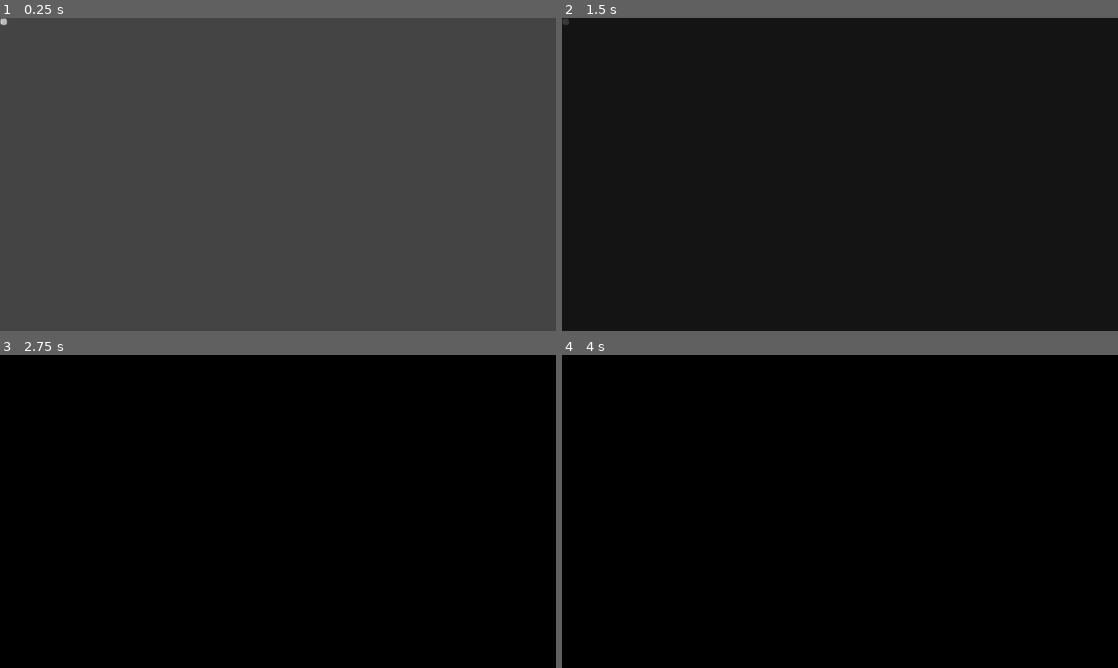
Above: before the commit, frames 1-4 (two rows, left to right).
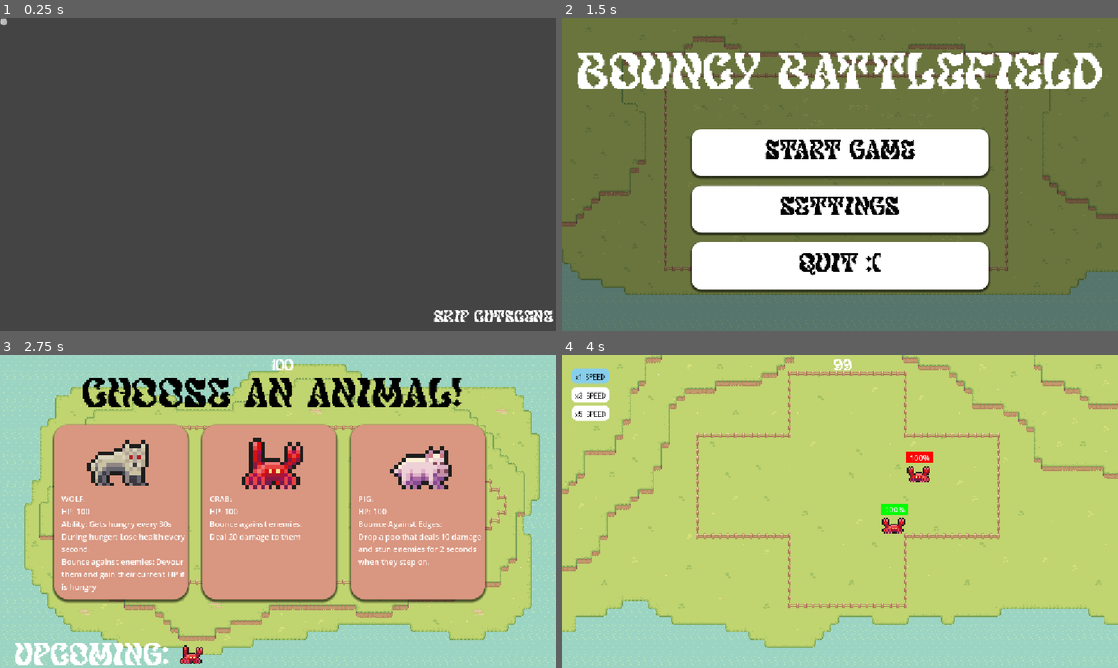
Above: after the commit, the same moments.

Repository: NNKD-Kevin/bouncy-battlefield
Game: Godot game, scene res://scenes/win.tscn
Two runs of this game, one before a commit and one after it. Both use one fixed random seed, a clock stepped at 60 frames per second and the inputs below. This scene is started directly instead of the project's main scene.
Inputs (mouse positions are in pixels of both pictures, inside the frame that each line leads up to):
- Up to frame 1 (0.25 s): no input
- Up to frame 2 (1.5 s): click (1056, 318) at 0.5 s, where only the run after the commit has a clickable "Skip Cutscene"; click (834, 202) at 1.25 s, where only the run after the commit has a clickable "Replay"
- Up to frame 3 (2.75 s): click (278, 489) at 2 s, where only the run after the commit has a clickable "START GAME"
- Up to frame 4 (4 s): click (828, 511) at 2.75 s, where only the run after the commit has a clickable "CRAB: HP: 100 Bounce against …"; tap Space (start) at 3.5 s; move the mouse to (962, 495) at 3.52 s; hold Right from 3.53 s (still down); click (962, 495) at 3.6 s

The runs differ from the first frame. In frame 1, 0.5% of the frame differs, in the area x 78-100%, y 93-98%; in frame 2, 98%; in frame 3, 97%; in frame 4, 100%, in the area x 0-100%, y 0-100%.

Commit message:
add skip cutscene for the defeat + victory scene

Diff:
--- a/haven-game/scenes/Defeat.tscn
+++ b/haven-game/scenes/Defeat.tscn
@@ -76,6 +76,19 @@
 &"darken": SubResource("Animation_btxua")
 }
 
+[sub_resource type="StyleBoxFlat" id="StyleBoxFlat_iqkd1"]
+bg_color = Color(1, 1, 1, 0)
+corner_radius_top_left = 20
+corner_radius_top_right = 20
+corner_radius_bottom_right = 20
+corner_radius_bottom_left = 20
+
+[sub_resource type="StyleBoxFlat" id="StyleBoxFlat_jphpq"]
+bg_color = Color(0.6, 0.6, 0.6, 0)
+
+[sub_resource type="StyleBoxFlat" id="StyleBoxFlat_eeo6d"]
+bg_color = Color(0.6, 0.6, 0.6, 0)
+
 [node name="Defeat" type="Node2D" unique_id=388521652]
 z_index = 10
 script = ExtResource("1_ortuk")
@@ -137,7 +150,22 @@
 [node name="AudioStreamPlayer2D" type="AudioStreamPlayer2D" parent="." unique_id=465697835]
 stream = ExtResource("4_ije3m")
 
+[node name="Skip" type="Button" parent="." unique_id=510700983]
+offset_left = 915.0
+offset_top = 606.0
+offset_right = 1153.0
+offset_bottom = 664.0
+theme_override_colors/font_pressed_color = Color(0.25323758, 0.25323758, 0.25323758, 1)
+theme_override_colors/font_hover_color = Color(0.6147444, 0.6147445, 0.61474556, 1)
+theme_override_fonts/font = ExtResource("3_043hq")
+theme_override_font_sizes/font_size = 30
+theme_override_styles/normal = SubResource("StyleBoxFlat_iqkd1")
+theme_override_styles/pressed = SubResource("StyleBoxFlat_jphpq")
+theme_override_styles/hover = SubResource("StyleBoxFlat_eeo6d")
+text = "Skip Cutscene"
+
 [connection signal="pressed" from="Button" to="." method="_on_button_pressed"]
 [connection signal="timeout" from="Timer" to="." method="_on_timer_timeout"]
 [connection signal="timeout" from="Timer2" to="." method="_on_timer_2_timeout"]
 [connection signal="timeout" from="Timer3" to="." method="_on_timer_3_timeout"]
+[connection signal="pressed" from="Skip" to="." method="_on_skip_pressed"]
--- a/haven-game/scenes/win.tscn
+++ b/haven-game/scenes/win.tscn
@@ -367,6 +367,12 @@
 "name": &"default",
 "speed": 5.0
 }]
+
+[sub_resource type="StyleBoxEmpty" id="StyleBoxEmpty_iqkd1"]
+
+[sub_resource type="StyleBoxEmpty" id="StyleBoxEmpty_eeo6d"]
+
+[sub_resource type="StyleBoxEmpty" id="StyleBoxEmpty_jphpq"]
 
 [node name="Win" type="Node2D" unique_id=937651795]
 z_index = 10
@@ -508,8 +514,25 @@
 [node name="ending" type="AudioStreamPlayer2D" parent="." unique_id=1735860618]
 stream = ExtResource("10_woh6y")
 
+[node name="skip" type="Button" parent="." unique_id=1811993293]
+z_index = 5
+offset_left = 896.0
+offset_top = 602.0
+offset_right = 1149.0
+offset_bottom = 642.0
+theme_override_colors/font_color = Color(1, 1, 1, 1)
+theme_override_colors/font_pressed_color = Color(0.22670749, 0.22670752, 0.22670743, 1)
+theme_override_colors/font_hover_color = Color(0.3842287, 0.38422906, 0.38422894, 1)
+theme_override_fonts/font = ExtResource("3_tylv2")
+theme_override_font_sizes/font_size = 32
+theme_override_styles/normal = SubResource("StyleBoxEmpty_iqkd1")
+theme_override_styles/pressed = SubResource("StyleBoxEmpty_eeo6d")
+theme_override_styles/hover = SubResource("StyleBoxEmpty_jphpq")
+text = "Skip Cutscene"
+
 [connection signal="timeout" from="ColorRect/timer_d" to="." method="_on_timer_d_timeout"]
 [connection signal="timeout" from="raid/timer_r" to="." method="_on_timer_r_timeout"]
 [connection signal="timeout" from="horde/timer_h" to="." method="_on_timer_h_timeout"]
 [connection signal="pressed" from="Replay/replay" to="." method="_on_replay_pressed"]
 [connection signal="timeout" from="Replay/timer_w" to="." method="_on_timer_w_timeout"]
+[connection signal="pressed" from="skip" to="." method="_on_skip_pressed"]
--- a/haven-game/script/defeat.gd
+++ b/haven-game/script/defeat.gd
@@ -7,6 +7,8 @@
 @onready var timer_retry: Timer = $Timer3
 @onready var button: Button = $Button
 @onready var slap: AudioStreamPlayer2D = $AudioStreamPlayer2D
+@onready var skip: Button = $Skip
+@onready var color_rect: ColorRect = $ColorRect
 
 
 # Called when the node enters the scene tree for the first time.
@@ -16,6 +18,8 @@
 	button.visible = false
 	timer_die.start()
 	animation_player.play("darken")
+	skip.visible = true
+
 
 
 func _on_timer_timeout() -> void:
@@ -37,3 +41,16 @@
 	Global.reset_run()
 	queue_free()
 	get_tree().change_scene_to_file("res://scenes/main_menu.tscn")
+
+
+
+func _on_skip_pressed() -> void:
+	timer_die.stop()
+	timer_retry.stop()
+	timer_bounce.stop()
+	button.visible = true
+	bounce.visible = true
+	defeated.visible = true
+	animation_player.stop()
+	$ColorRect.color = Color("000000e6")
+	skip.visible = false
--- a/haven-game/script/win.gd
+++ b/haven-game/script/win.gd
@@ -18,6 +18,8 @@
 @onready var turtle: AnimatedSprite2D = $Replay/animal/Animal/turtle
 @onready var winner: AudioStreamPlayer2D = $winner
 @onready var ending: AudioStreamPlayer2D = $ending
+@onready var skip: Button = $skip
+@onready var color_rect: ColorRect = $ColorRect
 
 func _ready() -> void:
 	raid.visible = false
@@ -29,6 +31,7 @@
 	turtle.visible = false
 	crab.visible = false
 	wolf.visible = false
+	skip.visible = true
 	raid.add_theme_color_override("font_color",Color.BLACK)
 	horde.add_theme_color_override("font_color",Color.BLACK)
 	win.add_theme_color_override("font_color",Color.BLACK)
@@ -63,3 +66,27 @@
 	Global.reset_run()
 	queue_free()
 	get_tree().change_scene_to_file("res://scenes/main_menu.tscn")
+
+
+func _on_skip_pressed() -> void:
+	timer_d.stop()
+	timer_h.stop()
+	timer_r.stop()
+	timer_w.stop()
+	raid.visible = true
+	horde.visible = true
+	win.visible = true
+	replay_b.visible = true
+	chick.visible = true
+	chicken.visible = true
+	turtle.visible = true
+	crab.visible = true
+	wolf.visible = true
+	ending.stop()
+	winner.stop()
+	raid.add_theme_color_override("font_color",Color.BLACK)
+	horde.add_theme_color_override("font_color",Color.BLACK)
+	win.add_theme_color_override("font_color",Color.WHITE)
+	darken.stop()
+	$ColorRect.color = Color("000000")
+	skip.visible = false
